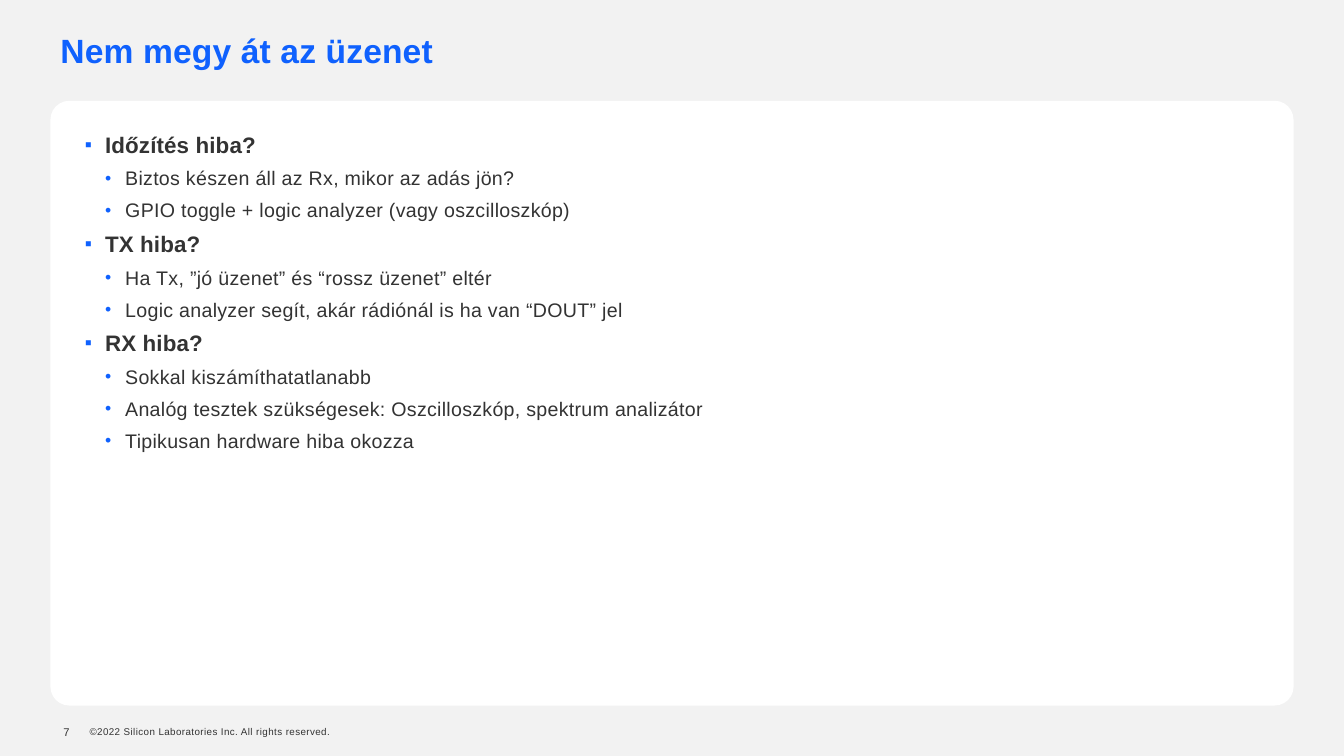
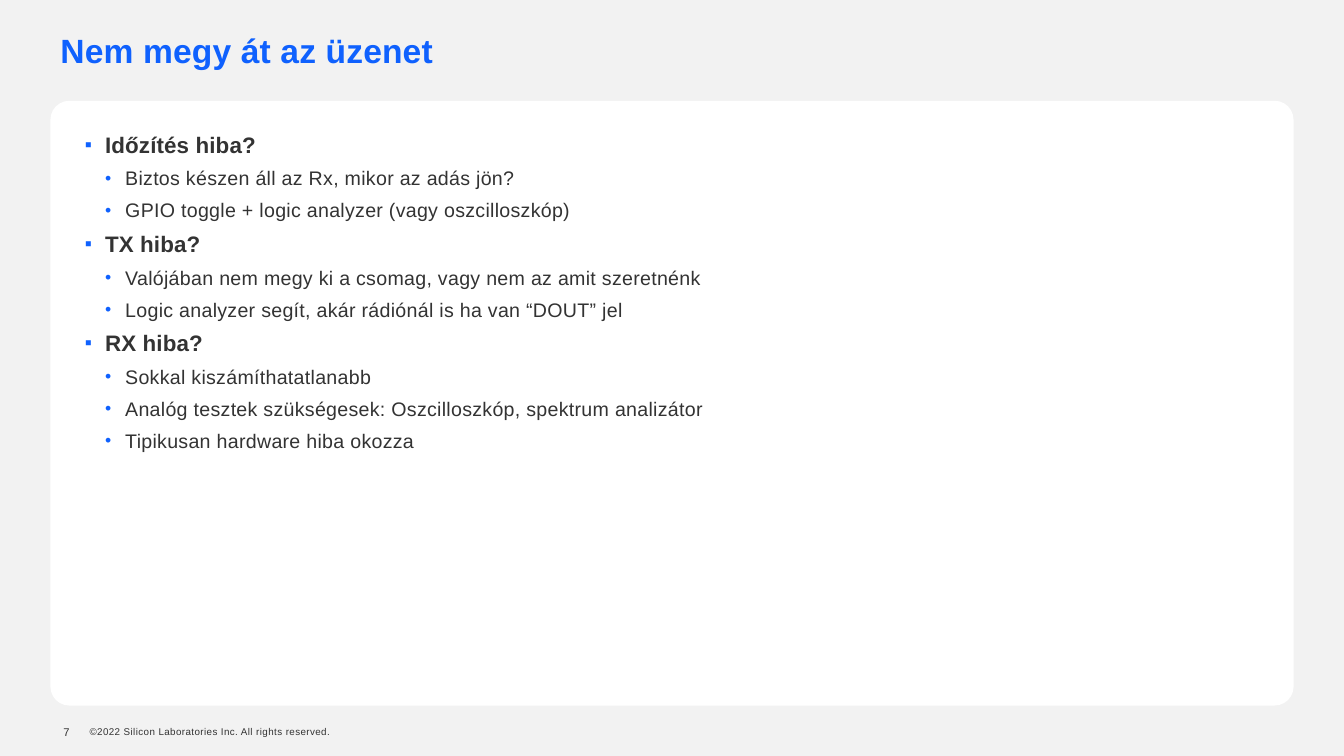
Before and after one commit to andrasbiro-silabs/cansat-bug-presentation, a slide deck: slide 7 of cansat_debug.pptx. Drawn at 1344x756 pixels with LibreOffice and Linux fonts; fonts in the diff are those of the drawing; background and template pictures are left out. Boxes give left, top, right and bottom in pixels: in the first picture for what was removed or moved away, otherwise in the second. Text is boxed around its words. In the diff, an @@ line names an element or a change of style, - is before the commit and + after.

```diff
--- a/cansat_debug.pptx
+++ b/cansat_debug.pptx
@@ text at (125, 270, 700, 289): text changed @@
-  • Ha Tx, ”jó üzenet” és “rossz üzenet” eltér
+  • Valójában nem megy ki a csomag, vagy nem az amit szeretnénk
```
Also in this commit, not shown: 2 other files.
